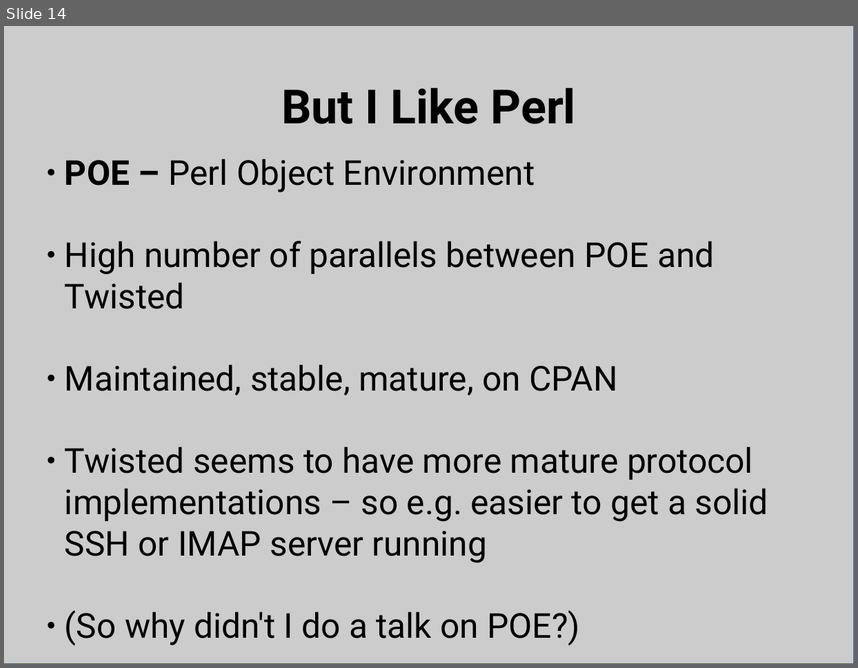
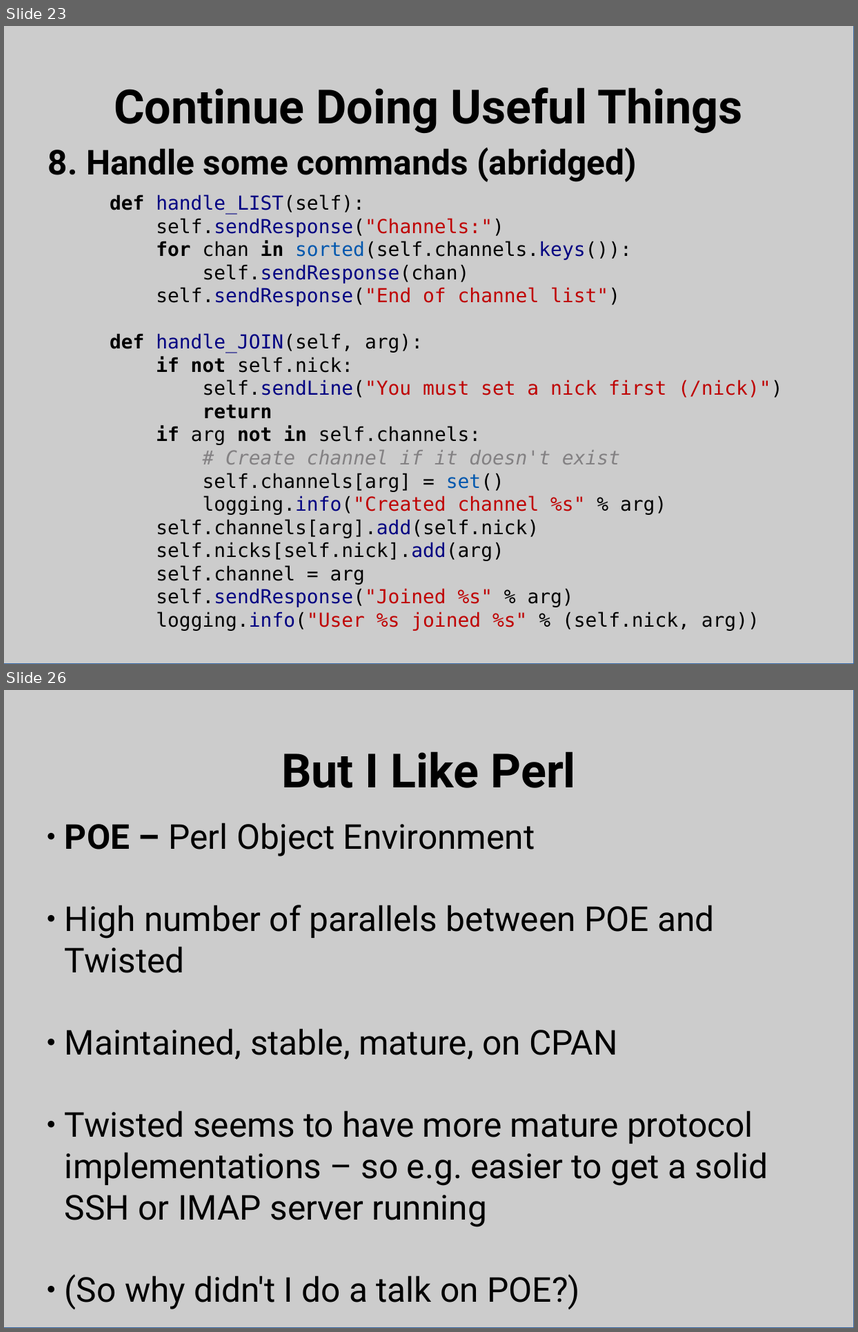
Before and after one commit to bpetering/linuxsa-talk-twisted, a slide deck: twisted_talk.odp. Shown one above the other, each under a label of ours: slide 14 before the commit, slides 23 and 26 after it; the slides between them are not shown. The pictures are 858x668 and 858x1332 pixels, drawn with LibreOffice and Linux fonts; fonts in the diff are those of the drawing. Boxes give left, top, right and bottom in pixels: in the first picture for what was removed or moved away, otherwise in the second. Text is boxed around its words. In the diff, an @@ line names an element or a change of style, - is before the commit and + after.

```diff
--- a/twisted_talk.odp
+++ b/twisted_talk.odp
@@ slide 23 added at box(4, 26, 854, 664), background #FFFFFF @@
@@ rectangle added at box(4, 26, 854, 664), fill #CCCCCC, outline #3465A4 0 pt @@
@@ title added at box(114, 87, 743, 133), 44 pt, text #000000, bold @@
+Continue Doing Useful Things
@@ text added at box(48, 147, 637, 182), 32 pt, text #000000, bold @@
+8. Handle some commands (abridged)
@@ text added at box(110, 194, 782, 630), 18 pt, text #000000 @@
+def handle_LIST(self):
+self.sendResponse("Channels:")
+for chan in sorted(self.channels.keys()):
+self.sendResponse(chan)
+self.sendResponse("End of channel list")
+def handle_JOIN(self, arg):
+if not self.nick:
+self.sendLine("You must set a nick first (/nick)")
+return
+if arg not in self.channels:
+# Create channel if it doesn't exist
+self.channels[arg] = set()
+logging.info("Created channel %s" % arg)
+self.channels[arg].add(self.nick)
+self.nicks[self.nick].add(arg)
+self.channel = arg
+self.sendResponse("Joined %s" % arg)
+logging.info("User %s joined %s" % (self.nick, arg))
@@ what was slide 14 is now slide 26 @@
```
Also in this commit, not shown: 10 slides changed, 12 other slides added, 1 slide removed, 4 other files.
